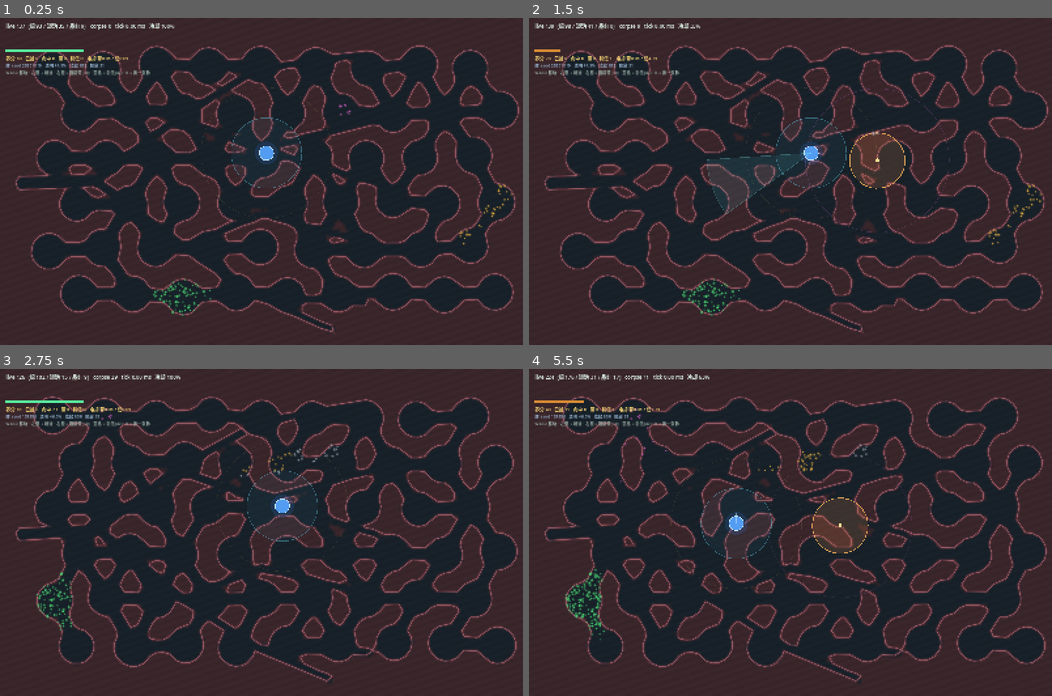
Above: before the commit, frames 1-4 (two rows, left to right).
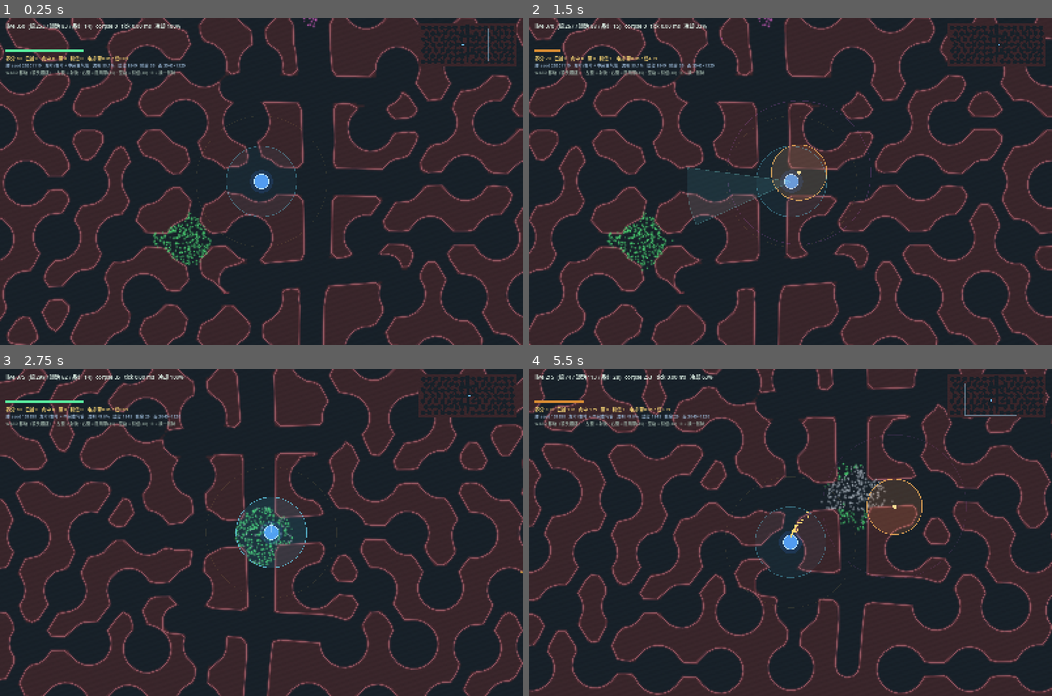
Above: after the commit, the same moments.

Repository: yanyanzi620/gamecreation
Game: Godot game, scene res://scenes/main.tscn
Same seed, same stepped clock (60 frames per second), same inputs: the game is played once before the commit and once after it.
Inputs (mouse positions are in pixels of both pictures, inside the frame that each line leads up to):
- Up to frame 1 (0.25 s): no input
- Up to frame 2 (1.5 s): tap Enter at 0.5 s; move the mouse to (905, 165) at 0.52 s; hold D 0.53-1.25 s; tap B at 0.6 s; click (905, 165) at 0.67 s; tap Space at 0.77 s; drag from (685, 197) to (764, 246) at 1.27 s
- Up to frame 3 (2.75 s): move the mouse to (313, 460) at 2.02 s; hold D from 2.03 s (still down); tap R at 2.1 s; click (313, 460) at 2.17 s
- Up to frame 4 (5.5 s): release D at 2.75 s; drag from (764, 597) to (633, 483) at 2.77 s; move the mouse to (947, 581) at 3.52 s; hold A 3.53-4.25 s; tap V at 3.6 s; click (947, 581) at 3.67 s; tap Space at 3.77 s; drag from (633, 483) to (712, 450) at 4.27 s; move the mouse to (816, 532) at 5.02 s; hold S from 5.03 s (still down); tap B at 5.1 s; click (816, 532) at 5.17 s

The runs differ from the first frame. In frame 1, 50% of the frame differs, in the area x 0-100%, y 0-100%; in frame 2, 52%; in frame 3, 52%; in frame 4, 56%.

Commit message:
feat(map): 场地放大到 3040x1320，左右双叶 + 中间支气管主干，相机跟随 + 整肺简图
地图
- ARENA 1600x1000 -> 3040x1320（约 2.5 倍面积），掩码 PIX 8 -> 6（墙更细腻）
- LungGen 拆成「左叶 / 右叶 / 中间纵隔」三块：两叶各自独立做六边形肺泡泡沫
  （互不相通），中间一条纵向支气管主干（上粗下细、带摆动）+ 每侧 3 条肺门分支，
  两叶之间只能走支气管 —— 天然形成堵点
- 肺泡直径 ~140（玩家 44，面积占比约 10%），隔膜 46，门宽 40~44
- 肺泡按叶尺寸均分铺满，不再留右下角空地；肉壁撒小肺泡纹理

视角 / UI
- Camera2D 跟随免疫单元（限位到地图边界，平滑 9/s），开局站在左肺门
- 右上角整肺简图：器官缩略图 + 当前视口框 + 玩家光点（OrganView.map_texture 提供源）
- HUD 增加「左叶/右叶 + 中间支气管」与场地尺寸

平衡
- 病毒播种量按面积同比放大：盘 200->380 / 带 70->120 / 链 9->14，播种间距 380->760
- 验收口径不变（0.72R），实测 reach 100% / comps 1 / open 0
- map_selftest 4 种子 34/34 PASS，生成 ~105ms（总 ~210ms）

Diff:
--- a/project.godot
+++ b/project.godot
@@ -13,8 +13,6 @@
 config/name="Purge Protocol Greybox"
 run/main_scene="res://scenes/main.tscn"
 config/features=PackedStringArray("4.7", "GL Compatibility")
-run/low_processor_mode=false
-run/max_fps=0
 
 [autoload]
 
--- a/scripts/core/balance.gd
+++ b/scripts/core/balance.gd
@@ -16,12 +16,13 @@
 
 
 # ------------------------------------------------------------ 场地
-const ARENA_W := 1600.0
-const ARENA_H := 1000.0
+# 场地放大到 3040x1320：屏幕只看到局部，靠相机跟随（左右两叶 + 中间纵隔）
+const ARENA_W := 3040.0
+const ARENA_H := 1320.0
 const ARENA_PAD := 30.0        # 病毒不许长到离边这么近的区域
 const CELL := 30.0             # 粗格边长；只影响密度判定，不影响手感
-const GRID_W := 54             # = ARENA_W / CELL
-const GRID_H := 34             # = ARENA_H / CELL
+const GRID_W := 102            # = ceil(ARENA_W / CELL)
+const GRID_H := 44             # = ceil(ARENA_H / CELL)
 
 
 # ============================================================ 病毒 · 通用
--- a/scripts/debug/map_probe.gd
+++ b/scripts/debug/map_probe.gd
@@ -3,7 +3,7 @@
 # 跑法：<godot_console> --headless --path E:\gamecreation --script res://scripts/debug/map_probe.gd
 
 func _init() -> void:
-	var m: OrganMap = LungGen.new().build(20261119, Vector2(1600.0, 1000.0))
+	var m: OrganMap = LungGen.new().build(20261119, Vector2(3040.0, 1320.0))
 	print("free_ratio=%.1f%% shapes=%d loops=%d" % [m.free_ratio * 100.0, m.shape_count, m.loops.size()])
 
 	var ms: Vector2i = m.mask_size()
--- a/scripts/debug/map_selftest.gd
+++ b/scripts/debug/map_selftest.gd
@@ -39,7 +39,7 @@
 
 func _test_seed(seedv: int) -> void:
 	var gen := LungGen.new()
-	var m: OrganMap = gen.build(seedv, Vector2(1600.0, 1000.0))
+	var m: OrganMap = gen.build(seedv, Vector2(3040.0, 1320.0))
 	var rep: Dictionary = m.walk_report(16.0)
 
 	var tag := "seed %d" % seedv
@@ -82,9 +82,9 @@
 
 func _determinism() -> bool:
 	var g1 := LungGen.new()
-	var m1: OrganMap = g1.build(20261119, Vector2(1600.0, 1000.0))
+	var m1: OrganMap = g1.build(20261119, Vector2(3040.0, 1320.0))
 	var g2 := LungGen.new()
-	var m2: OrganMap = g2.build(20261119, Vector2(1600.0, 1000.0))
+	var m2: OrganMap = g2.build(20261119, Vector2(3040.0, 1320.0))
 	if m1.seg_a.size() != m2.seg_a.size():
 		return false
 	var h1 := 0.0
--- a/scripts/main.gd
+++ b/scripts/main.gd
@@ -30,6 +30,8 @@
 const KIND_CHAIN := 2
 
 var pop
+var cam: Camera2D
+var mini: Control
 var view: Node2D
 var jet
 var aura
@@ -98,6 +100,14 @@
 	add_child(aura)
 	aura.bind(pop)
 
+	# 相机：地图比屏幕大得多，镜头跟着免疫单元走
+	cam = Camera2D.new()
+	cam.name = "Cam"
+	cam.position_smoothing_enabled = true
+	cam.position_smoothing_speed = 9.0
+	add_child(cam)
+	cam.make_current()
+
 
 func _build_hud() -> void:
 	var layer := CanvasLayer.new()
@@ -128,11 +138,18 @@
 	_hud3.add_theme_color_override("font_color", Color(0.62, 0.74, 0.86))
 	layer.add_child(_hud3)
 
+	# 整肺简图（右上角）
+	var vp := get_viewport().get_visible_rect().size
+	mini = load("res://scripts/ui/minimap.gd").new()
+	mini.size = Vector2(300.0, 132.0)
+	mini.position = Vector2(vp.x - 320.0, 16.0)
+	layer.add_child(mini)
+
 	_hint = Label.new()
 	_hint.position = Vector2(18.0, 156.0)
 	_hint.add_theme_font_size_override("font_size", 13)
 	_hint.add_theme_color_override("font_color", Color(0.60, 0.68, 0.64))
-	_hint.text = "WASD 移动 · 左键 = 射流 · 右键 = 阻隔带(30) · 空格 = 引信(40) · R = 换一张肺"
+	_hint.text = "WASD 移动（镜头跟随） · 左键 = 射流 · 右键 = 阻隔带(30) · 空格 = 引信(40) · R = 换一张肺"
 	layer.add_child(_hint)
 
 
@@ -144,6 +161,16 @@
 	_map = gen.build(map_seed, pop.arena_size())
 	pop.bind_organ(_map)
 	view.set_map(_map)
+	if mini != null:
+		mini.map = _map
+		mini.tex = view.map_texture()
+	if cam != null:
+		cam.limit_left = 0
+		cam.limit_top = 0
+		cam.limit_right = int(_map.size.x)
+		cam.limit_bottom = int(_map.size.y)
+		cam.position = player
+		cam.reset_smoothing()
 	# 可达率用「真实碰撞口径」：玩家碰撞按 0.72R 算，这里阈值同步
 	# 阈值与真实碰撞一致：blocked_body 用的是 0.72R 的偏移线
 	var rep: Dictionary = _map.walk_report(Balance.PLAYER_R * 0.72)
@@ -170,8 +197,20 @@
 	_fuse_cd = 0.0
 
 	_rng.seed = map_seed
-	player = _pick_near_center()
+	player = _pick_start()
+	if cam != null:
+		cam.position = player
+		cam.reset_smoothing()
 	_spawn_wave()
+
+
+# 开局站在左肺门：支气管刚插进左叶的那个口子，出门就是肺泡区
+func _pick_start() -> Vector2:
+	var mid_x: float = _map.size.x * 0.5
+	var p: Vector2 = _map.nearest_free(Vector2(mid_x - 150.0, _map.size.y * 0.5), 300.0)
+	if p.x < 0.0:
+		p = _pick_near_center()
+	return p
 
 
 func _pick_near_center() -> Vector2:
@@ -195,7 +234,7 @@
 		var cand: Vector2 = _map.random_free_point(_rng, 52.0)
 		var ok := true
 		for p in _spawn_pts:
-			if p.distance_to(cand) < 380.0:
+			if p.distance_to(cand) < 760.0:
 				ok = false
 				break
 		if ok:
@@ -205,9 +244,10 @@
 		var fallback: Vector2 = _map.size * 0.5 + Vector2(float(_spawn_pts.size()) * 120.0, 0.0)
 		_spawn_pts.append(fallback)
 
-	pop.spawn_virus(KIND_BLOB, _spawn_pts[0], 88.0, 0.0, 200, _rng.randf() * TAU)
-	pop.spawn_virus(KIND_BAND, _spawn_pts[1], 165.0, 26.0, 70, _rng.randf() * TAU)
-	pop.spawn_virus(KIND_CHAIN, _spawn_pts[2], 22.0, 0.0, 9, _rng.randf() * TAU)
+	# 场地面积约是原来的 2.5 倍，播种量同比放大，密度手感才接近
+	pop.spawn_virus(KIND_BLOB, _spawn_pts[0], 88.0, 0.0, 380, _rng.randf() * TAU)
+	pop.spawn_virus(KIND_BAND, _spawn_pts[1], 165.0, 26.0, 120, _rng.randf() * TAU)
+	pop.spawn_virus(KIND_CHAIN, _spawn_pts[2], 22.0, 0.0, 14, _rng.randf() * TAU)
 
 
 # ============================================================ 输入
@@ -317,6 +357,15 @@
 		mv.y += 1.0
 	_move_step(mv, delta)
 
+	if cam != null:
+		cam.position = player
+	if mini != null:
+		mini.player = player
+		if cam != null:
+			var vs: Vector2 = get_viewport_rect().size / cam.zoom
+			mini.view_rect = Rect2(cam.get_screen_center_position() - vs * 0.5, vs)
+		mini.queue_redraw()
+
 	if _blk_cd > 0.0:
 		_blk_cd = maxf(0.0, _blk_cd - delta)
 	if _fuse_cd > 0.0:
@@ -355,8 +404,9 @@
 		pop.fuse_count(), _blk_cd, _fuse_cd
 	]
 	if _map != null:
-		_hud3.text = "肺 seed %d   流明 %.1f%%   墙段 %d   轮廓 %d" % [
-			map_seed, _map.free_ratio * 100.0, _map.seg_a.size(), _map.loops.size()
+		_hud3.text = "肺 seed %d   左叶/右叶 + 中间支气管   流明 %.1f%%   墙段 %d   轮廓 %d   面 %d×%d" % [
+			map_seed, _map.free_ratio * 100.0, _map.seg_a.size(), _map.loops.size(),
+			int(_map.size.x), int(_map.size.y)
 		]
 
 
@@ -380,24 +430,34 @@
 func _shot_sequence() -> void:
 	await get_tree().create_timer(0.60).timeout
 	# 站到第一个病毒团旁边，保证射流够得到（否则 hit 永远是 0）
+	var aim := Vector2.RIGHT
+	var demo := player
 	if _spawn_pts.size() >= 1:
 		var target: Vector2 = _spawn_pts[0]
 		var behind: Vector2 = _map.nearest_free(target + Vector2(-235.0, 60.0), 200.0)
 		if behind.x > 0.0:
 			player = behind
+			cam.position = player
+			cam.reset_smoothing()
+			aim = (target - player).normalized()
+	# 相机跟随之后，固定坐标的老病毒团可能已经在射程外 —— 正前方补一团做验收
+	demo = player + aim * 250.0
+	if not _map.solid_point(demo):
+		pop.spawn_virus(KIND_BLOB, demo, 66.0, 0.0, 110, 0.0)
 	await get_tree().create_timer(0.60).timeout
-	if _spawn_pts.size() >= 1:
-		_place_block(_spawn_pts[0])
+	_place_block(demo)
 	await get_tree().create_timer(1.60).timeout
-	if _spawn_pts.size() >= 1:
-		_fire(_spawn_pts[0])
+	_fire(demo)
 	await get_tree().create_timer(0.55).timeout
-	if _spawn_pts.size() >= 1:
-		_fire(_spawn_pts[0])
+	_fire(demo)
 	await get_tree().create_timer(0.85).timeout
 	_save("res://main_shot_a.png")
-	if _spawn_pts.size() >= 3:
-		pop.add_fuse(_spawn_pts[2])
+	# 引信丢到正前方那团病毒里（能吸链、能清盘/带）
+	var fuse_spot: Vector2 = player + aim * 180.0
+	if _map.solid_point(fuse_spot):
+		fuse_spot = _map.nearest_free(fuse_spot, 60.0)
+	if fuse_spot.x > 0.0:
+		pop.add_fuse(fuse_spot)
 	await get_tree().create_timer(2.20).timeout
 	_save("res://main_shot_b.png")
 	get_tree().quit()
--- /dev/null
+++ b/scripts/ui/minimap.gd
@@ -0,0 +1,43 @@
+extends Control
+# ============================================================
+# 整肺简图（小地图）
+# ============================================================
+# 3040×1320 的场地远超屏幕，没有简图玩家会迷路。
+# 这里画三样东西：
+#   1. 器官掩码缩略图（左叶 / 右叶 / 中间支气管，一眼能分清）
+#   2. 当前视口框（相机看的是哪一块）
+#   3. 玩家光点
+# 纯 UI，不参与碰撞；organ_view.map_texture() 提供缩略图源。
+# ============================================================
+
+var map = null
+var tex: Texture2D = null
+var player := Vector2.ZERO
+var view_rect := Rect2()
+
+
+func _ready() -> void:
+	mouse_filter = Control.MOUSE_FILTER_IGNORE
+
+
+func _draw() -> void:
+	if tex == null or map == null:
+		return
+	var r := Rect2(Vector2.ZERO, size)
+	draw_rect(r, Color(0.03, 0.04, 0.06, 0.88), true)
+
+	# 等比缩放，居中放
+	var sc: float = minf(size.x / map.size.x, size.y / map.size.y)
+	var dst := Rect2(Vector2.ZERO, map.size * sc)
+	dst.position = (size - dst.size) * 0.5
+	draw_texture_rect(tex, dst, false)
+
+	# 当前视口
+	if view_rect.size.x > 1.0:
+		var vr := Rect2(dst.position + view_rect.position * sc, view_rect.size * sc)
+		draw_rect(vr, Color(0.65, 0.88, 1.0, 0.45), false, 1.0)
+
+	# 玩家
+	draw_circle(dst.position + player * sc, 3.2, Color(0.45, 0.78, 1.0))
+
+	draw_rect(r, Color(0.40, 0.52, 0.58, 0.75), false, 1.0)
--- a/scripts/world/lung_gen.gd
+++ b/scripts/world/lung_gen.gd
@@ -1,63 +1,57 @@
 extends RefCounted
 class_name LungGen
 # ============================================================
-# 肺地图生成器（固定骨架 + 抖动）
+# 肺地图生成器（固定骨架 + 抖动 + 左右两叶）
 # ============================================================
-# 三层结构，各管一件事：
-#
-#   1) 肺泡泡沫（主体）—— 六边形密排的圆腔，直径 ~92，隔膜 ~40
-#      用「随机生成树」把它们连起来：保证全连通、有分叉有环路，
-#      而且不会像矩形网格那样连成一排排横贯全图的直走廊。
-#
-#   2) 支气管树（骨架 / 装饰 / 病毒专用捷径）
-#      手写的一棵树，半径 12~22，比玩家窄 -> 玩家钻不进去，病毒能过。
-#
-#   3) 肺泡间孔隙（病毒专用）—— 细缝 6~9，只有病毒挤得过去。
-#
-# 玩法含义：病毒有三条玩家走不了的路（支气管、孔隙），所以「堵」比「追」重要。
+# 结构（自上而下三层，越往下越「细」）：
+#
+#   0) 整体分区 —— 左叶 / 右叶 / 中间纵隔带
+#      两块叶子的肺泡泡沫彼此不通，只靠中间那条「支气管主干」连起来。
+#      于是整张地图天然有左右两个大战场 + 一条中间走廊（堵点）。
+#
+#   1) 肺泡泡沫（主力战场）—— 六边形密排圆腔，直径 ~140（玩家 44，约占肺泡面积 10%）
+#      隔膜 ~46，用「随机生成树」连门：保证连通、有分叉有环路，
+#      又不会像矩形网格那样连成一排排横贯全图的直走廊。
+#
+#   2) 支气管主干（跨叶通道 / 病毒捷径）
+#      中间纵隔里一条纵向主干（半径 60），从上到下贯穿，两侧各有 3 条分支
+#      打进左右叶，形成 6 个「肺门」开口。这是两叶之间唯一的玩家通道。
+#
+#   3) 肺泡间孔隙（病毒专用）—— 细缝 7~10，只有病毒挤得过去。
+#
+# 玩法含义：病毒有三条玩家走不了/绕不过的路（支气管、孔隙、跨叶主干），
+#          所以「堵」比「追」重要；左右分叶让「先保哪一叶」变成真的决策。
+#
 # 改「块头」只看 PARAM 段，不用动算法。
 # ============================================================
 
-# 支气管树骨架：[parent, x, y, r]，parent = -1 是根
-const NODES := [
-	[-1, 70.0, 505.0, 22.0],    # 肺门：从左侧进入
-	[0, 300.0, 500.0, 18.0],
-	[1, 545.0, 300.0, 15.0],
-	[1, 560.0, 700.0, 15.0],
-	[2, 790.0, 165.0, 13.0],
-	[2, 805.0, 405.0, 13.0],
-	[3, 805.0, 600.0, 13.0],
-	[3, 790.0, 845.0, 13.0],
-	[4, 1085.0, 110.0, 12.0],
-	[5, 1175.0, 300.0, 12.0],
-	[5, 1150.0, 500.0, 12.0],
-	[6, 1150.0, 690.0, 12.0],
-	[7, 1120.0, 860.0, 12.0],
-	[7, 1010.0, 945.0, 12.0],
-]
-
 # ---- 肺泡泡沫 ----
-# 配比口径：肺泡直径 2R ≈ 92（玩家 44 宽，在里面有充裕空间）
-#           隔膜厚 MIN_SEPTUM ≈ 40（看得见的一层肉壁，不是实心大块）
-const FOAM_STEP := 160.0        # 六边形格的中心距
-const FOAM_MARGIN := 80.0
-const ALV_R_MIN := 54.0
-const ALV_R_MAX := 58.0
-const ALV_JITTER_POS := 12.0
+# 配比口径：肺泡直径 2R ≈ 140，玩家直径 44 -> 面积占比 ≈ (22/70)^2 ≈ 10%
+#           隔膜 MIN_SEPTUM ≈ 46（看得见的一层肉壁，不是实心大块）
+const ALV_R_MIN := 66.0
+const ALV_R_MAX := 74.0
+const ALV_JITTER_POS := 14.0
 const ALV_JITTER_R := 0.03
-const MIN_SEPTUM := 44.0        # 隔膜必须比门宽，肉壁才连得成网
-const NEIGHBOR_RANGE := 1.10    # 以 FOAM_STEP 为单位，认定「相邻」的距离
+const MIN_SEPTUM := 46.0        # 隔膜必须比门宽，肉壁才连得成网
+const NEIGHBOR_RANGE := 1.12    # 以格距为单位，认定「相邻」的距离
 
 # ---- 连接管（玩家可走）----
-const DUCT_R_MIN := 19.0        # 门宽 38~42：要窄于隔膜，才凿不穿墙
-const DUCT_R_MAX := 21.0
+const DUCT_R_MIN := 20.0        # 门宽 40~44：要窄于隔膜，才凿不穿墙
+const DUCT_R_MAX := 22.0
 const EXTRA_LINK_CHANCE := 0.22 # 生成树之外再开这么多旁门，形成环路
 
 # ---- 孔隙（只有病毒能过）----
-const PORE_R_MIN := 6.0
-const PORE_R_MAX := 9.0
-const PORE_RANGE := 10.0        # 两肺泡边缘间距小于这个值才可能开孔
-const PORE_CHANCE := 0.50
+const PORE_R_MIN := 7.0
+const PORE_R_MAX := 10.0
+const PORE_RANGE := 12.0        # 两肺泡边缘间距小于这个值才可能开孔
+const PORE_CHANCE := 0.45
+
+# ---- 整体分区 ----
+const LOBE_MARGIN := 46.0       # 叶边缘到场地边的距离（外面是胸膜/胸壁）
+const MID_BAND := 156.0         # 中间纵隔带宽：两根支气管主干都住在这条带里
+const TRUNK_R := 60.0           # 支气管主干半径（120 宽，玩家和病毒都能过）
+const BRANCH_R := 42.0          # 肺门分支半径（84 宽）
+const BRANCH_COUNT := 3         # 每侧分支数，形成 6 个肺门
 
 
 func build(seed_value: int, size: Vector2) -> OrganMap:
@@ -67,41 +61,68 @@
 	var m := OrganMap.new()
 	m.size = size
 
-	# ---------------------------------------------------------- 1) 支气管树
-	var pos: Array[Vector2] = []
-	var rad: Array[float] = []
-	for n in NODES:
-		var is_root: bool = n[0] < 0
-		var base := Vector2(float(n[1]), float(n[2]))
-		var jp := Vector2(rng.randf_range(-10.0, 10.0), rng.randf_range(-10.0, 10.0))
-		pos.append(base if is_root else base + jp)
-		rad.append(float(n[3]) * rng.randf_range(0.92, 1.08))
-
-	m.add_circle(pos[0], rad[0])
-	for i in range(1, NODES.size()):
-		var parent: int = int(NODES[i][0])
-		m.add_capsule(pos[parent], pos[i], rad[i])
-
-	# ---------------------------------------------------------- 2) 肺泡：六边形密排
+	# ---------------------------------------------------------- 0) 左右两叶
+	# 中间留出 MID_BAND 宽的纵隔带，两叶互不相通
+	var half := MID_BAND * 0.5
+	var mid_x := size.x * 0.5
+	var lobe_h := size.y - LOBE_MARGIN * 2.0
+	_lobe(m, rng, Rect2(LOBE_MARGIN, LOBE_MARGIN, mid_x - half - LOBE_MARGIN, lobe_h))
+	_lobe(m, rng, Rect2(mid_x + half, LOBE_MARGIN, size.x - LOBE_MARGIN - (mid_x + half), lobe_h))
+
+	# ---------------------------------------------------------- 1) 支气管主干
+	_airway(m, rng, size)
+
+	m.build()
+
+	# ---------------------------------------------------------- 2) 肉壁纹理：小肺泡
+	# 纯视觉：不算流明、不参与碰撞，只让「红区」看起来像肺实质而不是石头
+	# 注意：必须在 build() 之后，因为要用到掩码和距离场
+	var target := clampi(int(size.x * size.y / 13000.0), 120, 460)
+	var tries := 0
+	while m.decor.size() < target and tries < target * 14:
+		tries += 1
+		var p := Vector2(rng.randf_range(30.0, size.x - 30.0), rng.randf_range(30.0, size.y - 30.0))
+		if not m.solid_point(p):
+			continue
+		if m.clearance(p) < 12.0:
+			continue
+		var rr := rng.randf_range(11.0, 20.0)
+		m.decor.append([p, rr])
+
+	return m
+
+
+# ============================================================ 一叶的肺泡泡沫
+# 每一叶独立做：六边形密排 -> 夹在叶内 -> 位置松弛 -> 邻接表 -> 随机生成树 -> 门 -> 孔隙
+func _lobe(m: OrganMap, rng: RandomNumberGenerator, rect: Rect2) -> void:
+	# 按叶子的实际尺寸均分开，保证铺满（不留右下角空地）
+	var step: float = ALV_R_MAX * 2.0 + MIN_SEPTUM
+	var row_dy := step * 0.8660254
+	var cols := maxi(1, int(rect.size.x / step))
+	var rows := maxi(1, int(rect.size.y / row_dy))
+	var dx := rect.size.x / float(cols)
+	var dy := rect.size.y / float(rows)
+	if cols < 2 or rows < 2:
+		return
+
 	var cx: Array[Vector2] = []
 	var cr: Array[float] = []
-	var row_dy := FOAM_STEP * 0.8660254
-	var cols := int((size.x - FOAM_MARGIN * 2.0) / FOAM_STEP)
-	var rows := int((size.y - FOAM_MARGIN * 2.0) / row_dy)
 	for j in range(rows):
 		for i in range(cols):
-			var x := FOAM_MARGIN + FOAM_STEP * 0.5 + float(i) * FOAM_STEP
+			var x := rect.position.x + dx * (float(i) + 0.5)
 			if j % 2 == 1:
-				x += FOAM_STEP * 0.5
-			var y := FOAM_MARGIN + row_dy * 0.5 + float(j) * row_dy
+				x += dx * 0.5
+			var y := rect.position.y + dy * (float(j) + 0.5)
 			var p := Vector2(
 				x + rng.randf_range(-ALV_JITTER_POS, ALV_JITTER_POS),
 				y + rng.randf_range(-ALV_JITTER_POS, ALV_JITTER_POS))
-			p.x = clampf(p.x, 38.0, size.x - 38.0)
-			p.y = clampf(p.y, 38.0, size.y - 38.0)
 			var r := rng.randf_range(ALV_R_MIN, ALV_R_MAX) * rng.randf_range(1.0 - ALV_JITTER_R, 1.0 + ALV_JITTER_R)
 			cx.append(p)
 			cr.append(r)
+
+	# 圆不能越出叶边界（叶外是胸膜，没有流明）
+	for i in range(cx.size()):
+		_clamp_in(cx, cr, i, rect)
 
 	# 位置松弛：任何一对肺泡之间都要留出隔膜，否则 jitter 会把它们并成一个大腔
 	for _it in range(5):
@@ -117,17 +138,16 @@
 				cx[i] -= dir * push
 				cx[j] += dir * push
 				moved = true
+		for i in range(cx.size()):
+			_clamp_in(cx, cr, i, rect)
 		if not moved:
 			break
-	for i in range(cx.size()):
-		cx[i].x = clampf(cx[i].x, 38.0, size.x - 38.0)
-		cx[i].y = clampf(cx[i].y, 38.0, size.y - 38.0)
 
 	# 邻接表：只认紧挨着的六邻居，避免跨格连出长廊
 	var adj: Array = []
 	for i in range(cx.size()):
 		adj.append([])
-	var near := FOAM_STEP * NEIGHBOR_RANGE
+	var near := step * NEIGHBOR_RANGE
 	for i in range(cx.size()):
 		for j in range(i + 1, cx.size()):
 			if cx[i].distance_to(cx[j]) <= near:
@@ -139,12 +159,14 @@
 	for i in range(cx.size()):
 		if not adj[i].is_empty():
 			keep.append(i)
-
-	# ---------------------------------------------------------- 3) 放肺泡本体
+	if keep.size() < 3:
+		return
+
+	# 肺泡本体
 	for i in keep:
 		m.add_circle(cx[i], cr[i])
 
-	# ---------------------------------------------------------- 4) 随机生成树：连通但不直廊
+	# 随机生成树：连通但不直廊
 	var in_tree := {}
 	var tree_edges: Array = []
 	var start_node: int = keep[int(rng.randi_range(0, keep.size() - 1))]
@@ -200,7 +222,7 @@
 	for e3 in tree_edges + extra:
 		_door(m, cx, cr, int(e3[0]), int(e3[1]), rng)
 
-	# ---------------------------------------------------------- 5) 孔隙（病毒专用）
+	# 孔隙（病毒专用）
 	for i in keep:
 		for j in adj[i]:
 			if j < i:
@@ -214,29 +236,49 @@
 				continue
 			m.add_capsule(cx[i], cx[j], rng.randf_range(PORE_R_MIN, PORE_R_MAX))
 
-	m.build()
-
-	# ---------------------------------------------------------- 6) 肉壁纹理：小肺泡
-	# 纯视觉：不算流明、不参与碰撞，只让「红区」看起来像肺实质而不是石头
-	# 注意：必须在 build() 之后，因为要用到掩码和距离场
-	var tries := 0
-	while m.decor.size() < 260 and tries < 4000:
-		tries += 1
-		var p := Vector2(rng.randf_range(40.0, size.x - 40.0), rng.randf_range(40.0, size.y - 40.0))
-		if not m.solid_point(p):
-			continue
-		if m.clearance(p) < 10.0:
-			continue
-		var rr := rng.randf_range(9.0, 17.0)
-		m.decor.append([p, rr])
-
-	return m
+
+# 把第 i 个圆夹进叶矩形（留 6px 缓冲，避免贴在边界上产生零厚度的薄墙）
+func _clamp_in(cx: Array[Vector2], cr: Array[float], i: int, rect: Rect2) -> void:
+	var pad: float = cr[i] + 6.0
+	cx[i].x = clampf(cx[i].x, rect.position.x + pad, rect.end.x - pad)
+	cx[i].y = clampf(cx[i].y, rect.position.y + pad, rect.end.y - pad)
 
 
 # 两个肺泡之间的「门」：只铺在隔膜那一段，不从圆心铺到圆心
 func _door(m: OrganMap, cx: Array[Vector2], cr: Array[float], i: int, j: int,
 		rng: RandomNumberGenerator) -> void:
 	var dir := (cx[j] - cx[i]).normalized()
-	var pa: Vector2 = cx[i] + dir * (cr[i] - 12.0)
-	var pb: Vector2 = cx[j] - dir * (cr[j] - 12.0)
+	var pa: Vector2 = cx[i] + dir * (cr[i] - 14.0)
+	var pb: Vector2 = cx[j] - dir * (cr[j] - 14.0)
 	m.add_capsule(pa, pb, rng.randf_range(DUCT_R_MIN, DUCT_R_MAX))
+
+
+# ============================================================ 中间支气管主干
+# 纵向主干贯穿全场（两叶之间唯一的玩家通道），两侧各开 3 个肺门打进叶里
+func _airway(m: OrganMap, rng: RandomNumberGenerator, size: Vector2) -> void:
+	var mid_x := size.x * 0.5
+	var top := 78.0
+	var bot := size.y - 64.0
+
+	# 气管入口（喇叭口）：不要顶到场地边，否则轮廓会被切开（自测 B9 会报开口）
+	m.add_circle(Vector2(mid_x, top + 30.0), TRUNK_R + 26.0)
+
+	# 主干：上粗下细、带轻微摆动 —— 一根笔直等粗的柱子看起来像墙不像气道
+	var segs := 7
+	var prev := Vector2(mid_x, top)
+	for k in range(1, segs + 1):
+		var t := float(k) / float(segs)
+		var y := lerpf(top, bot * 0.94, t)
+		var x := mid_x + sin(t * 3.1) * 22.0 + rng.randf_range(-6.0, 6.0)
+		var r := lerpf(TRUNK_R, TRUNK_R * 0.62, t)
+		m.add_capsule(prev, Vector2(x, y), r)
+		prev = Vector2(x, y)
+
+	# 肺门分支：从主干斜插进左右叶
+	var reach := MID_BAND * 0.5 + ALV_R_MAX + 86.0
+	for k in range(BRANCH_COUNT):
+		var t := (float(k) + 0.5) / float(BRANCH_COUNT)
+		var y := size.y * (0.18 + 0.64 * t)
+		var dy := rng.randf_range(-18.0, 18.0)
+		m.add_capsule(Vector2(mid_x, y), Vector2(mid_x - reach, y + dy), BRANCH_R)
+		m.add_capsule(Vector2(mid_x, y), Vector2(mid_x + reach, y - dy), BRANCH_R)
--- a/scripts/world/organ_map.gd
+++ b/scripts/world/organ_map.gd
@@ -18,7 +18,7 @@
 # ============================================================
 
 const CELL := 30.0        # 墙段分桶用的粗格（与病毒种群同格）
-const PIX := 8.0          # 掩码 / 距离场的分辨率
+const PIX := 6.0          # 掩码 / 距离场的分辨率
 const SIMPLIFY_EPS := 2.0 # 轮廓简化容差（像素）
 const CONTOUR_STEP := 20.0 # 轮廓采样步长（比 CELL 细，边缘更圆）
 const SHAPE_CELL := 64.0   # 形状索引粗格（加速 sdf 查询）
--- a/scripts/world/organ_view.gd
+++ b/scripts/world/organ_view.gd
@@ -27,6 +27,11 @@
 var tissue_texture: Texture2D = null
 
 var _baked: ImageTexture = null
+
+
+# 给 UI（小地图）用的缩略图
+func map_texture() -> Texture2D:
+	return _baked
 
 
 func set_map(m) -> void:
Not shown, added: scripts/ui/minimap.gd.uid
